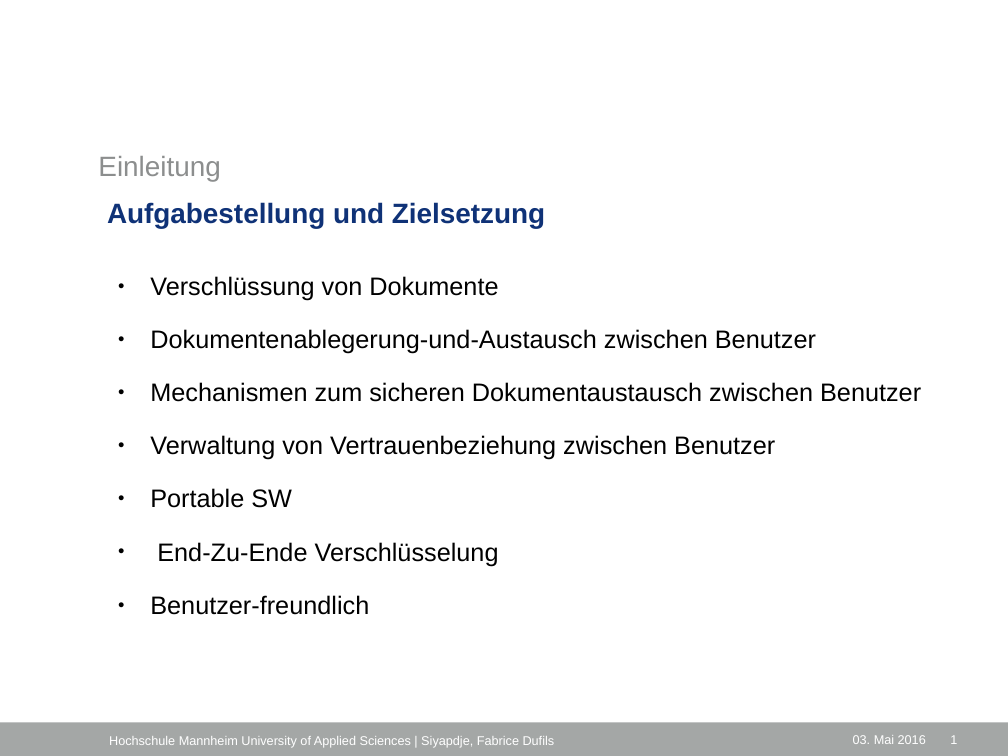
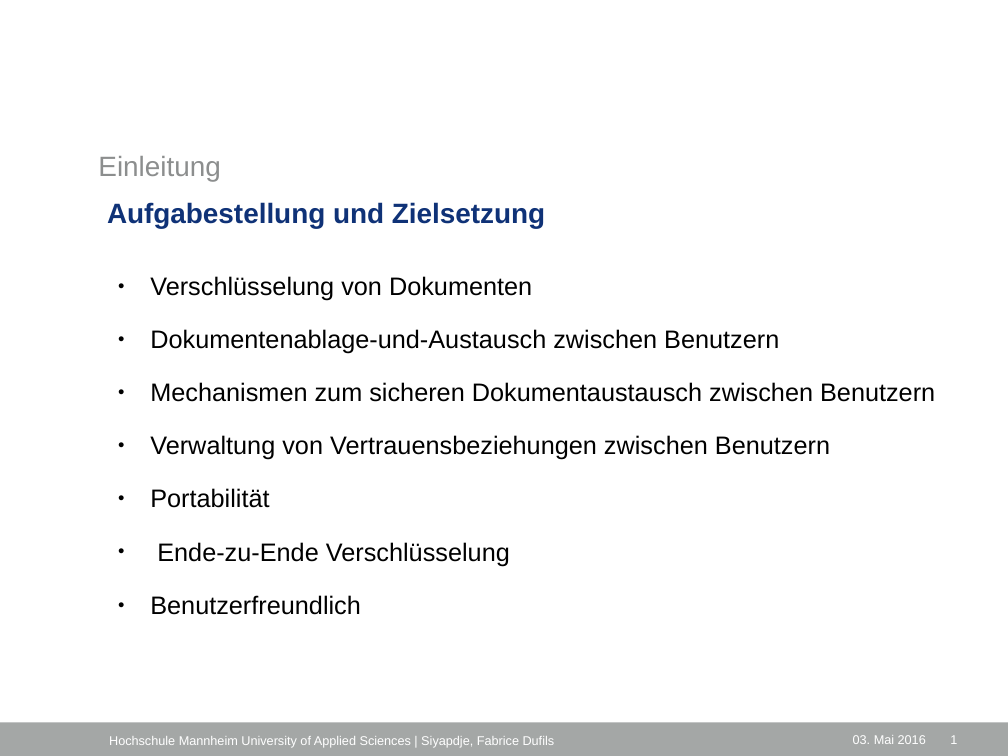
Before and after one commit to fab-du/documentations, a slide deck: slide 9 of vortrag/Untitled 1.odp. Drawn at 1008x756 pixels with LibreOffice and Linux fonts; fonts in the diff are those of the drawing; background and template pictures are left out. Boxes give left, top, right and bottom in pixels: in the first picture for what was removed or moved away, otherwise in the second. Text is boxed around its words. In the diff, an @@ line names an element or a change of style, - is before the commit and + after.

```diff
--- a/vortrag/Untitled 1.odp
+++ b/vortrag/Untitled 1.odp
@@ text at [150, 276, 935, 615]: text changed @@
-● Verschlüssung von Dokumente
-● Dokumentenablegerung-und-Austausch zwischen Benutzer
-● Mechanismen zum sicheren Dokumentaustausch zwischen Benutzer
-● Verwaltung von Vertrauenbeziehung zwischen Benutzer
-● Portable SW
-● End-Zu-Ende Verschlüsselung
-● Benutzer-freundlich
+● Verschlüsselung von Dokumenten
+● Dokumentenablage-und-Austausch zwischen Benutzern
+● Mechanismen zum sicheren Dokumentaustausch zwischen Benutzern
+● Verwaltung von Vertrauensbeziehungen zwischen Benutzern
+● Portabilität
+● Ende-zu-Ende Verschlüsselung
+● Benutzerfreundlich
```
Also in this commit, not shown: 16 other slides changed, 1 slide removed, 1 other file.
